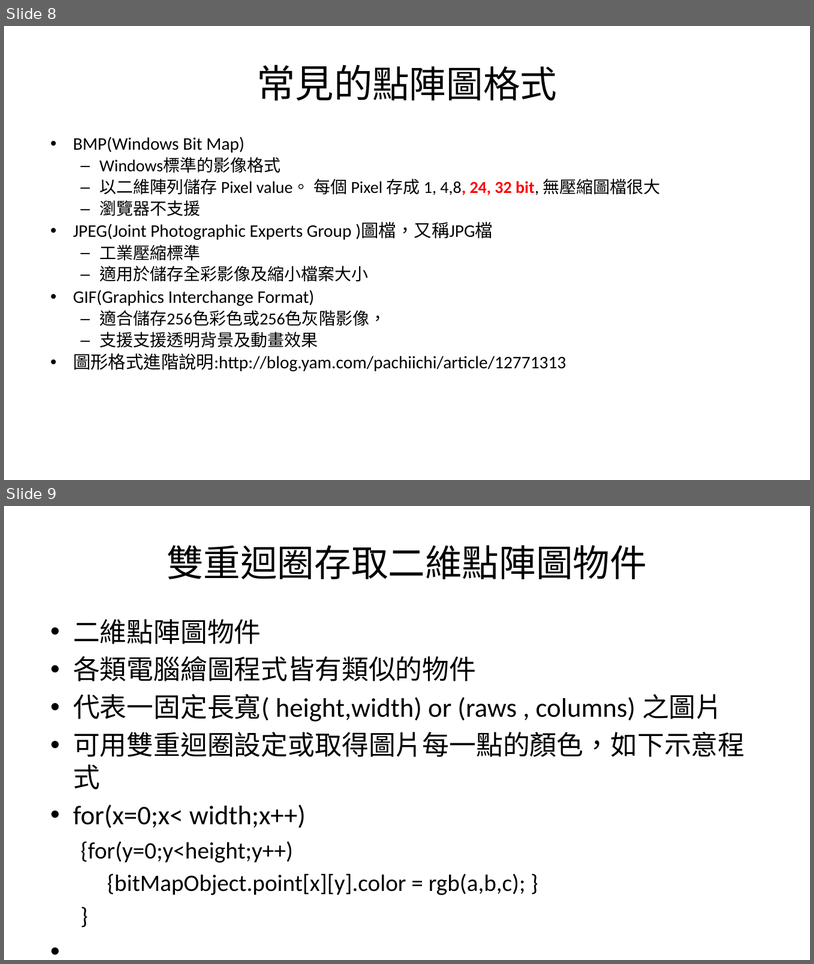
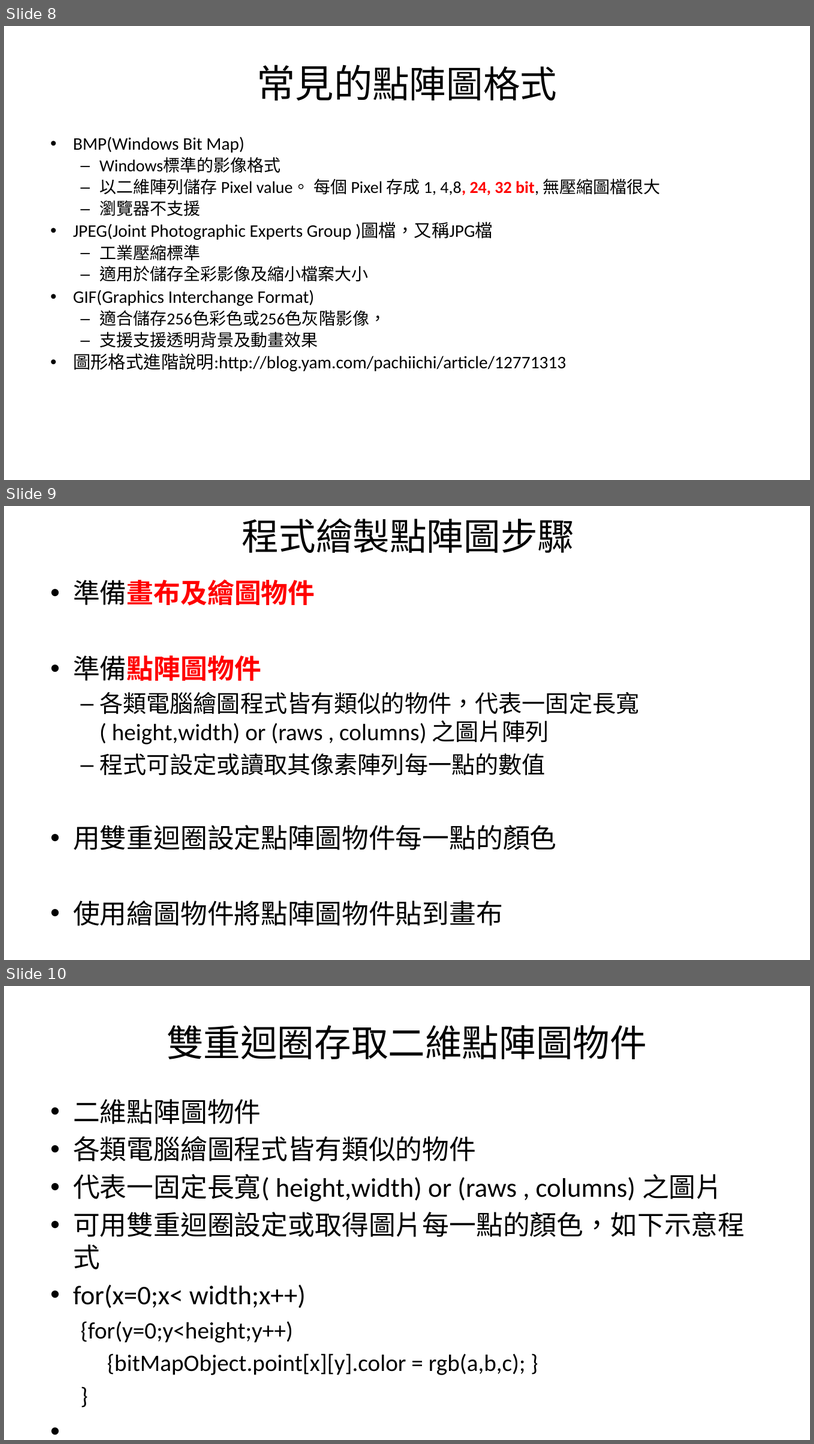
Before and after one commit to mos2718/FHIR_PACS, a slide deck: HTML5Canvas/DrawBitMap.pptx. Shown one above the other, each under a label of ours: slides 8 and 9 before the commit, slides 8, 9 and 10 after it. The pictures are 814x964 and 814x1444 pixels, drawn with LibreOffice and Linux fonts; fonts in the diff are those of the drawing. Boxes give left, top, right and bottom in pixels: in the first picture for what was removed or moved away, otherwise in the second. Text is boxed around its words. In the diff, an @@ line names an element or a change of style, - is before the commit and + after.

```diff
--- a/HTML5Canvas/DrawBitMap.pptx
+++ b/HTML5Canvas/DrawBitMap.pptx
@@ slide 9 added at bbox=[4, 506, 810, 960], background #FFFFFF @@
@@ title added at bbox=[242, 518, 575, 553], 44 pt, text #000000 @@
+程式繪製點陣圖步驟
@@ text added at bbox=[73, 579, 639, 925], 28 pt, text #000000 @@
+• 準備畫布及繪圖物件
+• 準備點陣圖物件
+  – 各類電腦繪圖程式皆有類似的物件，代表一固定長寬( height,width) or (raws , columns) 之圖片陣列
+  – 程式可設定或讀取其像素陣列每一點的數值
+• 用雙重迴圈設定點陣圖物件每一點的顏色
+• 使用繪圖物件將點陣圖物件貼到畫布
@@ what was slide 9 is now slide 10 @@
```
Also in this commit, not shown: 1 slide changed, 1 slide removed, 3 other files.
